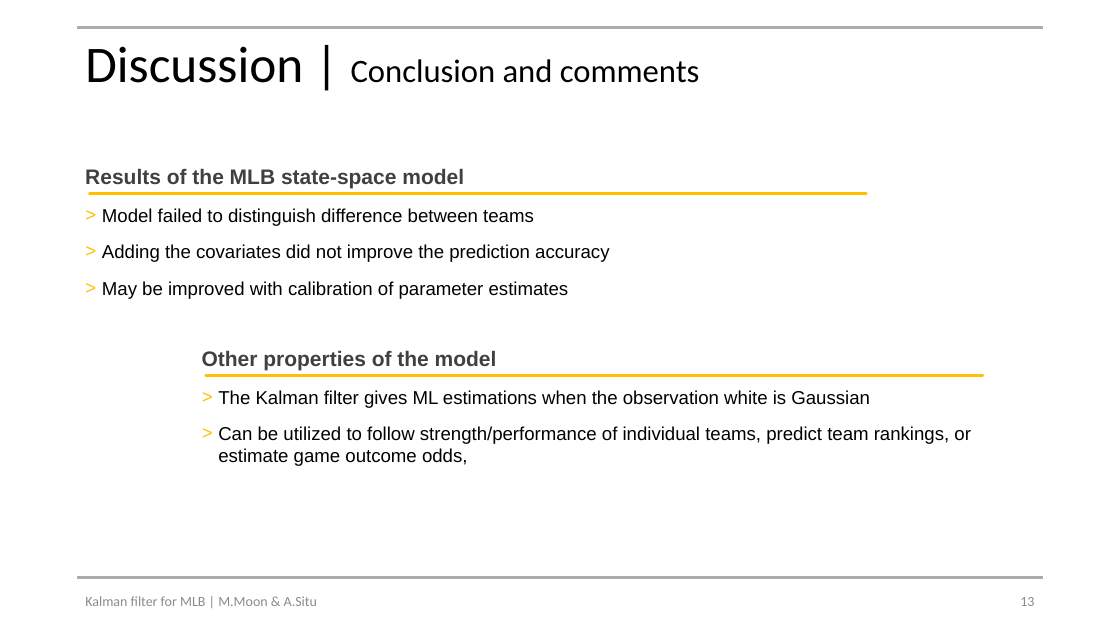
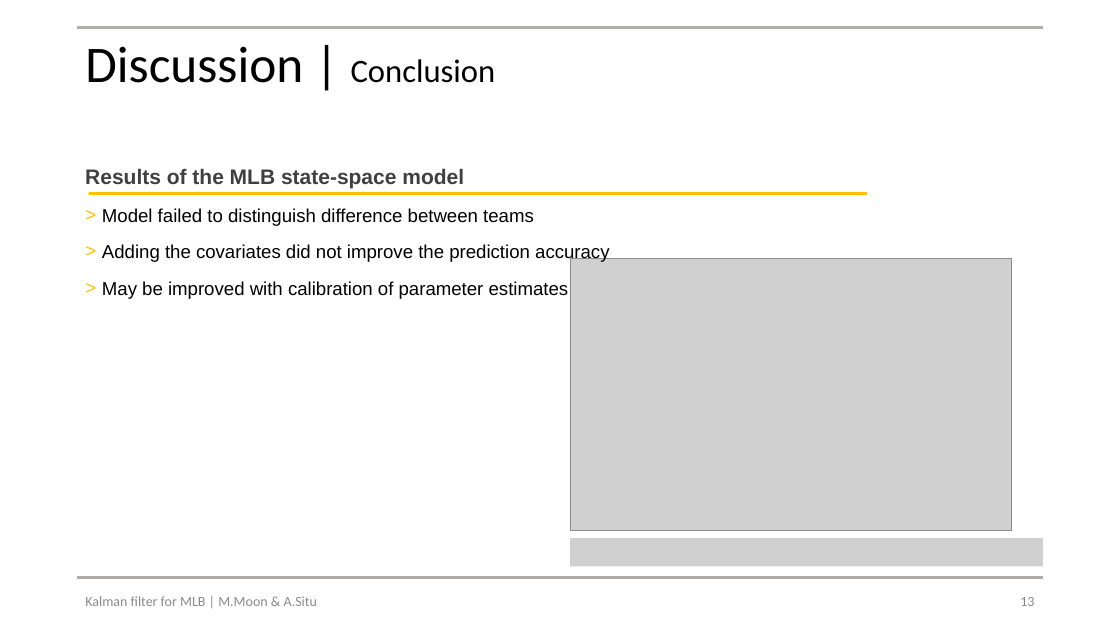
Before and after one commit to mjmoon/timeseriesFin, a slide deck: slide 13 of pres/kalmanfilterMLB vFINAL.pptx. Drawn at 1120x630 pixels with LibreOffice and Linux fonts; fonts in the diff are those of the drawing; grey boxes stand for pictures. Boxes give left, top, right and bottom in pixels: in the first picture for what was removed or moved away, otherwise in the second. Text is boxed around its words. In the diff, an @@ line names an element or a change of style, - is before the commit and + after.

```diff
--- a/pres/kalmanfilterMLB vFINAL.pptx
+++ b/pres/kalmanfilterMLB vFINAL.pptx
@@ title at box(85, 46, 496, 83): text changed; size 28 to 44 pt @@
-Discussion | Conclusion and comments
+Discussion | Conclusion
@@ picture added at box(571, 258, 1012, 530) @@
@@ text removed at box(202, 350, 497, 370) @@
-Other properties of the model
@@ line removed from (206, 376) to (983, 376) @@
@@ text removed at box(218, 390, 971, 466) @@
-> The Kalman filter gives ML estimations when the observation white is Gaussian
-> Can be utilized to follow strength/performance of individual teams, predict team rankings, or estimate game outcome odds,
@@ picture added at box(571, 539, 1044, 567) @@
```
Also in this commit, not shown: 1 other slide changed, 2 slides added, 5 other files.
